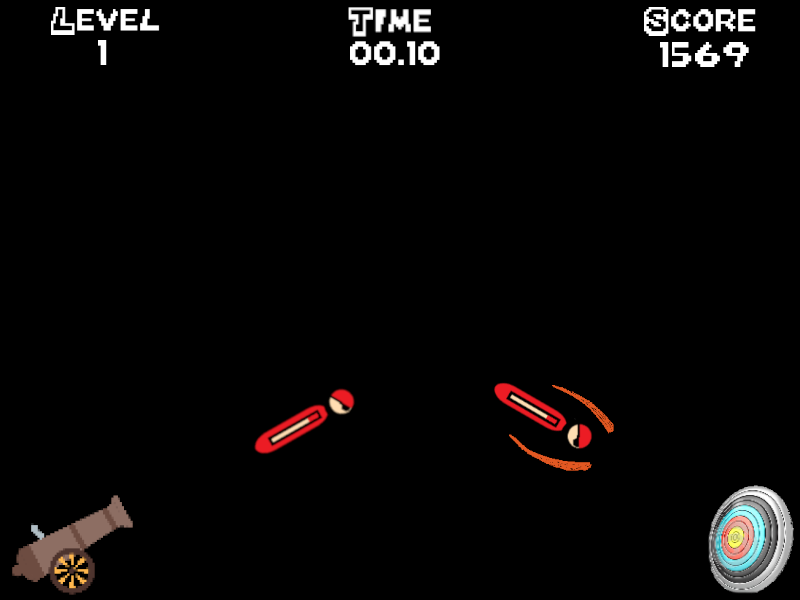
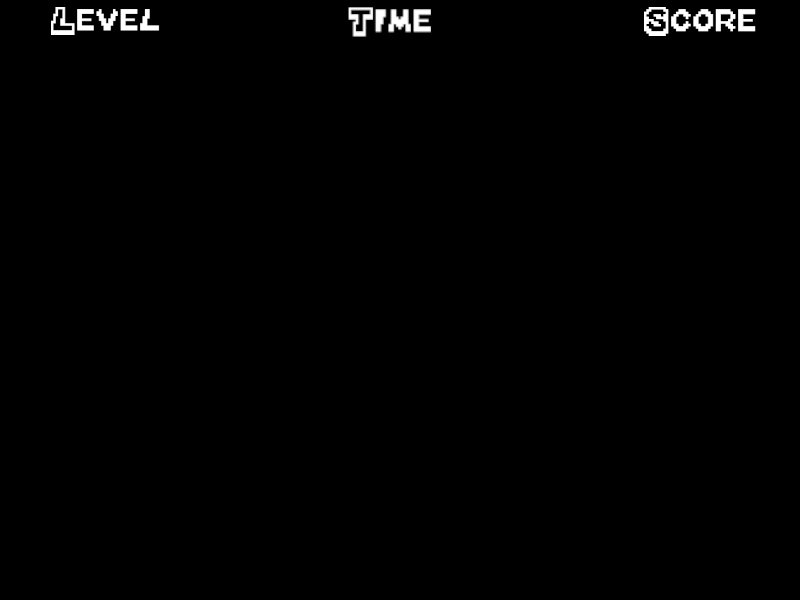
Layer changes from the first 800x600 image to the second:
removed layer "Camada colada #6" over [350, 41, 440, 66]
removed layer "Camada colada #4" over [98, 40, 107, 65]
removed layer "output-onlinepngtools.png" over [12, 495, 133, 595]
removed layer "Camada colada #3" over [660, 42, 749, 67]
removed layer "Camada colada #7" over [708, 485, 794, 594]
removed layer "Transformação" over [253, 388, 355, 455]
removed layer "HB-inicio.png cópia" over [352, 382, 614, 471]
